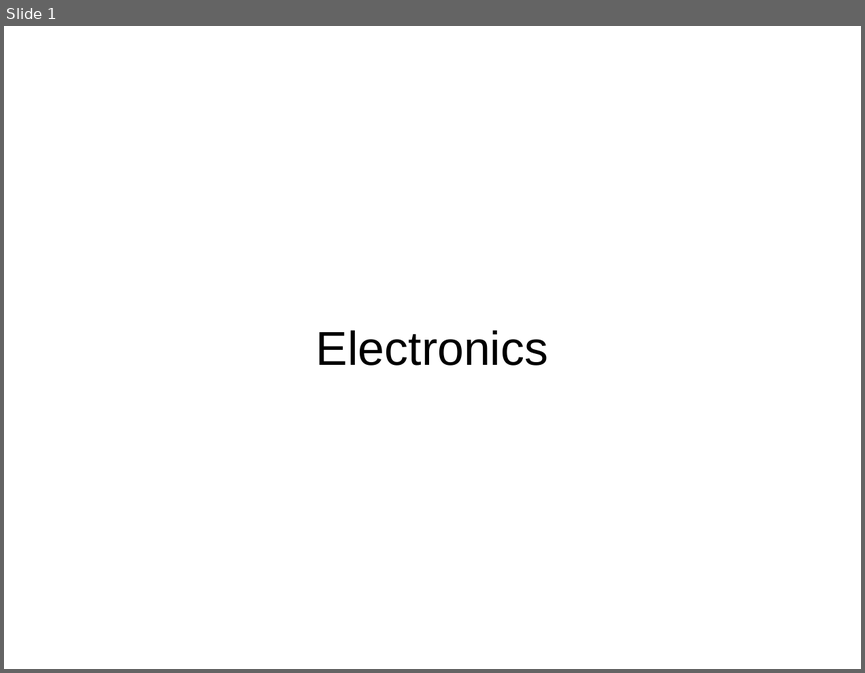
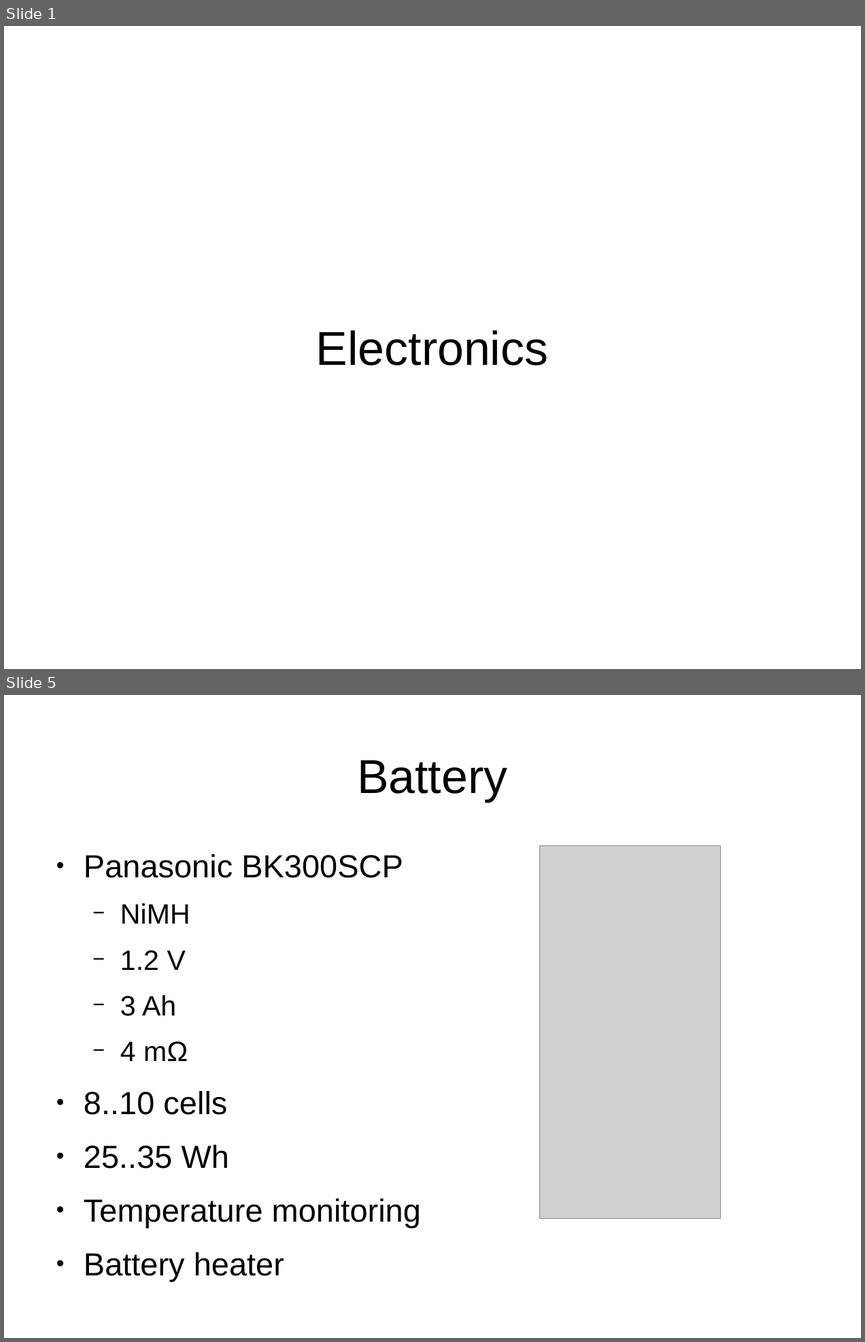
Before and after one commit to rx-viper/elektronik-und-software, a slide deck: presentations/PDR_Electronics.odp. Shown one above the other, each under a label of ours: slide 1 before the commit, slides 1 and 5 after it; the slides between them are not shown. The pictures are 865x673 and 865x1342 pixels, drawn with LibreOffice and Linux fonts; fonts in the diff are those of the drawing; grey boxes stand for pictures. Boxes give left, top, right and bottom in pixels: in the first picture for what was removed or moved away, otherwise in the second. Text is boxed around its words. In the diff, an @@ line names an element or a change of style, - is before the commit and + after.

```diff
--- a/presentations/PDR_Electronics.odp
+++ b/presentations/PDR_Electronics.odp
@@ slide 5 added at <box>4,695,861,1338</box>, background #FFFFFF @@
@@ title added at <box>357,760,507,802</box>, 44 pt, text #000000 @@
+Battery
@@ text added at <box>84,854,421,1227</box>, 29.6 pt, text #000000 @@
+● Panasonic BK300SCP
+  − NiMH
+  − 1.2 V
+  − 3 Ah
+  − 4 mΩ
+● 8..10 cells
+● 25..35 Wh
+● Temperature monitoring
+● Battery heater
@@ picture added at <box>540,845,721,1217</box> @@
```
Also in this commit, not shown: 1 slide changed, 3 other slides added, 3 slides removed.
